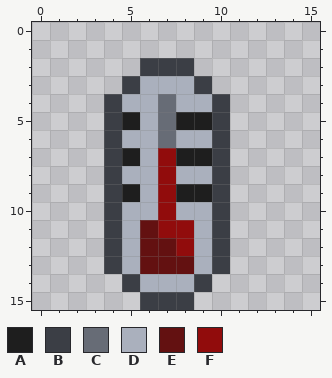
One commit to this pixel-art file: art/overworld/thermometer_overworld.aseprite. Above: the version before the commit.
16x16 pixels, 1 frame.
Palette (. is transparent): A #1e1e1e  B #3b3e45  C #676c76  D #aab0bd  E #631111  F #910c0c
Pixels before, first column x 4:
 2 ..BBB..
 3 .BDDDB.
 4 BDDCDDB
 5 BADCAAB
 6 BDDCDDB
 7 BADFAAB
 8 BDDFDDB
 9 BADFAAB
10 BDDFDDB
11 BDEFFDB
12 BDEEFDB
13 BDEEEDB
14 .BDDDB.
15 ..BBB..
The result:
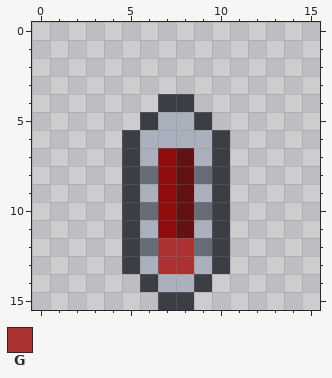
Colours new in this view: G #ac3232
Change:
Changed rows in their new state; - is an unchanged pixel.
first column x 4:
 2 --...--
 3 -.....-
 4 ...BB..
 5 ..BDDB.
 6 .B-D---
 7 .B--ED-
 8 .BC-EC-
 9 .B--ED-
10 .BC-EC-
11 .BD-E--
12 .BCGGC-
13 .BDGG--
14 -.B----
15 --.----
Pixel boxes of the changes (left, top, right, bottom) in both pictures:
changed: (104, 58, 230, 310)
